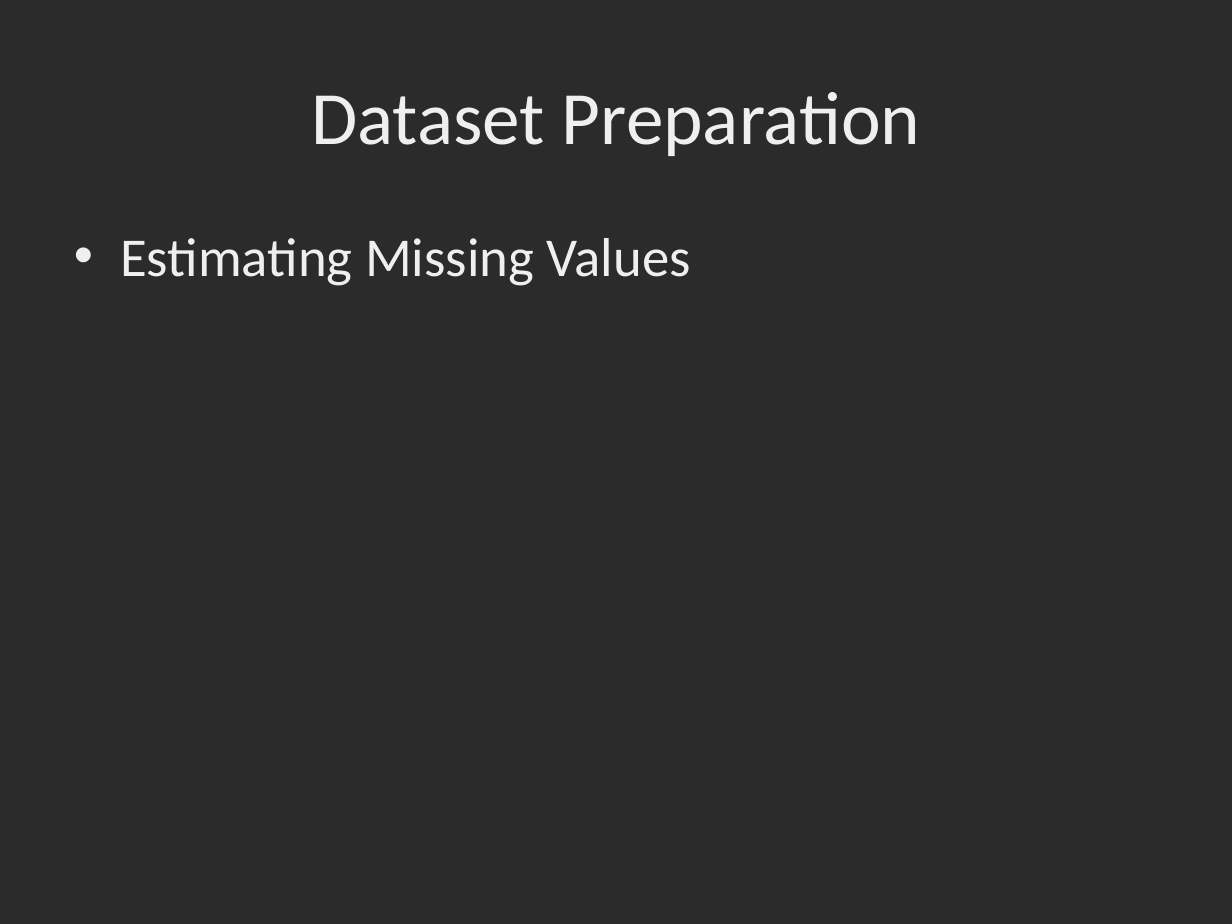
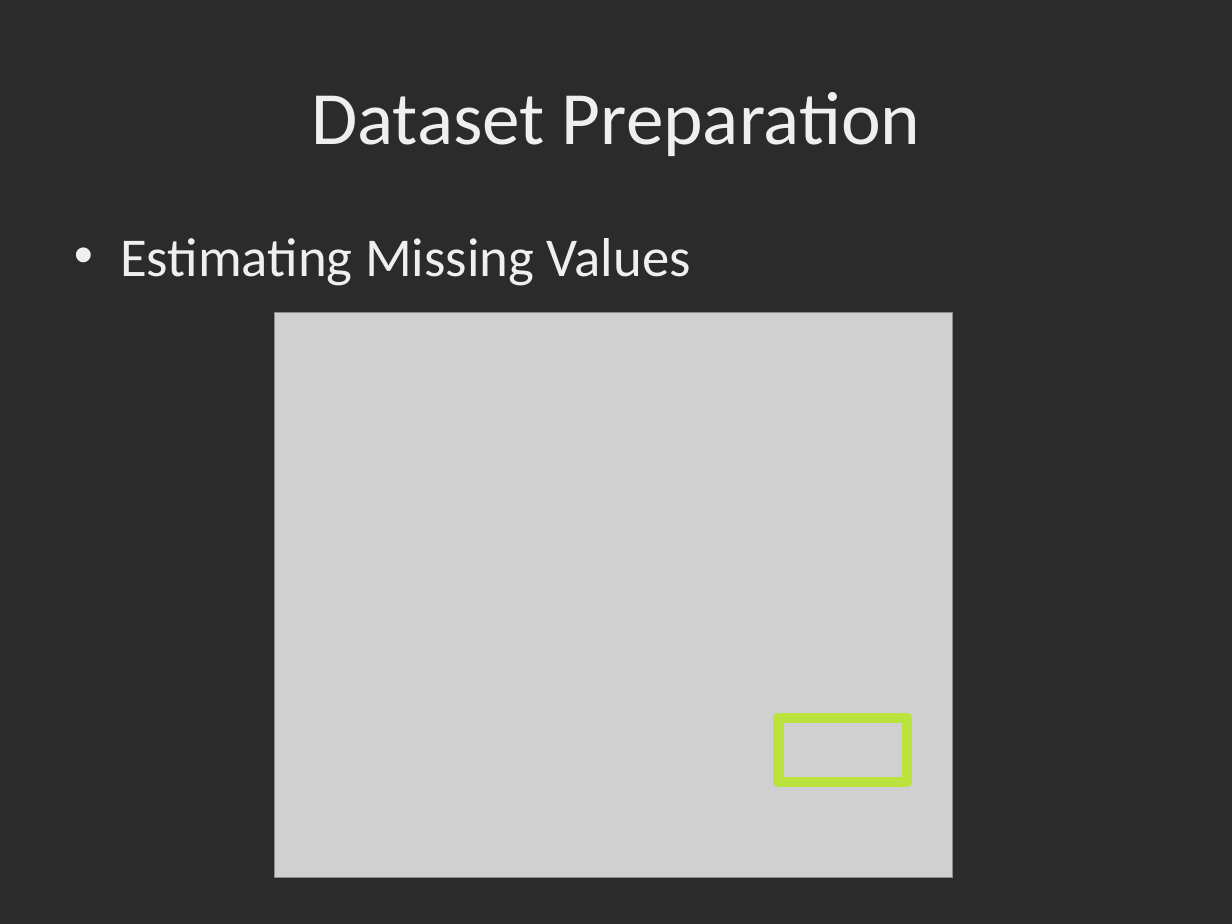
Before and after one commit to dbowmans46/PracticalProgramming, a slide deck: slide 156 of Session 7 - Python/Instructional Material/Session 7 - Python Brief Intro to Machine Learning with Scikit Learn.odp (slide 153 before the commit). Drawn at 1232x924 pixels with LibreOffice and Linux fonts; fonts in the diff are those of the drawing; grey boxes stand for pictures; background and template pictures are left out; a plain dark background stands for a picture behind light text. Boxes give left, top, right and bottom in pixels: in the first picture for what was removed or moved away, otherwise in the second. Text is boxed around its words. In the diff, an @@ line names an element or a change of style, - is before the commit and + after.

```diff
--- a/Session 7 - Python/Instructional Material/Session 7 - Python Brief Intro to Machine Learning with Scikit Learn.odp
+++ b/Session 7 - Python/Instructional Material/Session 7 - Python Brief Intro to Machine Learning with Scikit Learn.odp
@@ picture added at [275,313,954,878] @@
@@ rectangle added at [779,718,907,782], outline #BBE33D 6.01 pt @@
```
Also in this commit, not shown: 8 other slides changed, 5 slides added, 1 slide removed, 1 other file.
